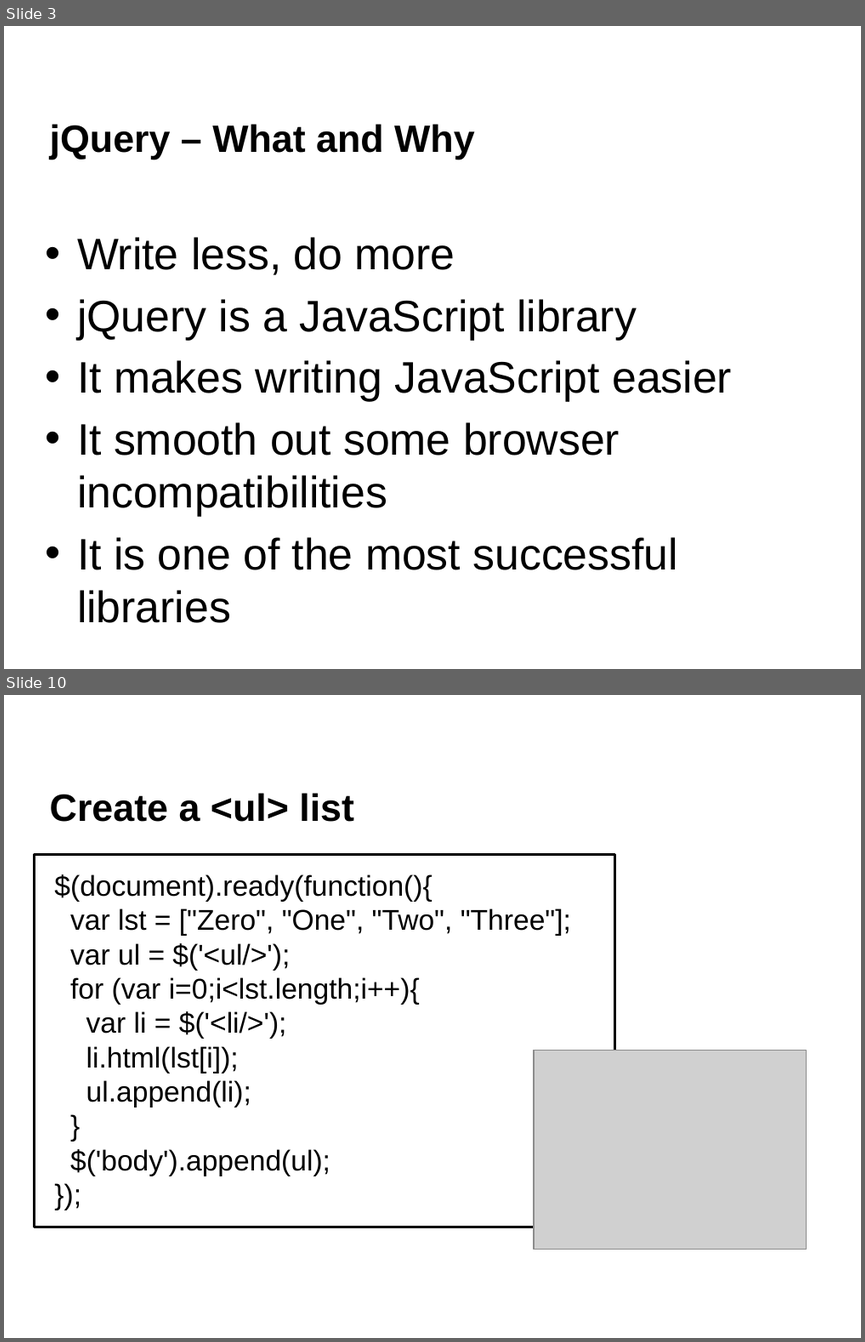
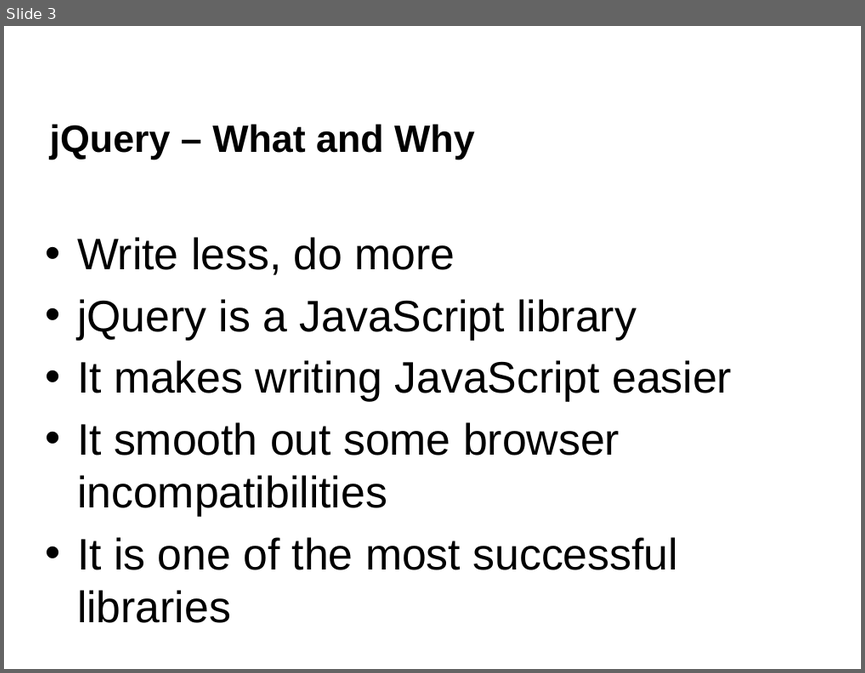
Before and after one commit to napier40000036/jQueryTutorial, a slide deck: jQuery L01 Introduction.pptx. Shown one above the other, each under a label of ours: slides 3 and 10 before the commit, slide 3 after it; the slides between them are not shown. The pictures are 865x1342 and 865x673 pixels, drawn with LibreOffice and Linux fonts; fonts in the diff are those of the drawing; grey boxes stand for pictures; background and template pictures are left out. Boxes give left, top, right and bottom in pixels: in the first picture for what was removed or moved away, otherwise in the second. Text is boxed around its words. In the diff, an @@ line names an element or a change of style, - is before the commit and + after.

```diff
--- a/jQuery L01 Introduction.pptx
+++ b/jQuery L01 Introduction.pptx
@@ slide 10 removed at (4,695,861,1338), background #FFFFFF @@
@@ title removed at (50,793,354,822) @@
-Create a <ul> list
@@ rectangle removed at (34,854,614,1227) @@
-$(document).ready(function(){
-var lst = ["Zero", "One", "Two", "Three"];
-var ul = $('<ul/>');
-for (var i=0;i<lst.length;i++){
-var li = $('<li/>');
-li.html(lst[i]);
-ul.append(li);
-}
-$('body').append(ul);
-});
@@ picture removed at (534,1049,806,1248) @@
```
Also in this commit, not shown: 7 slides changed, 16 slides added, 2 other slides removed, 2 other files.
